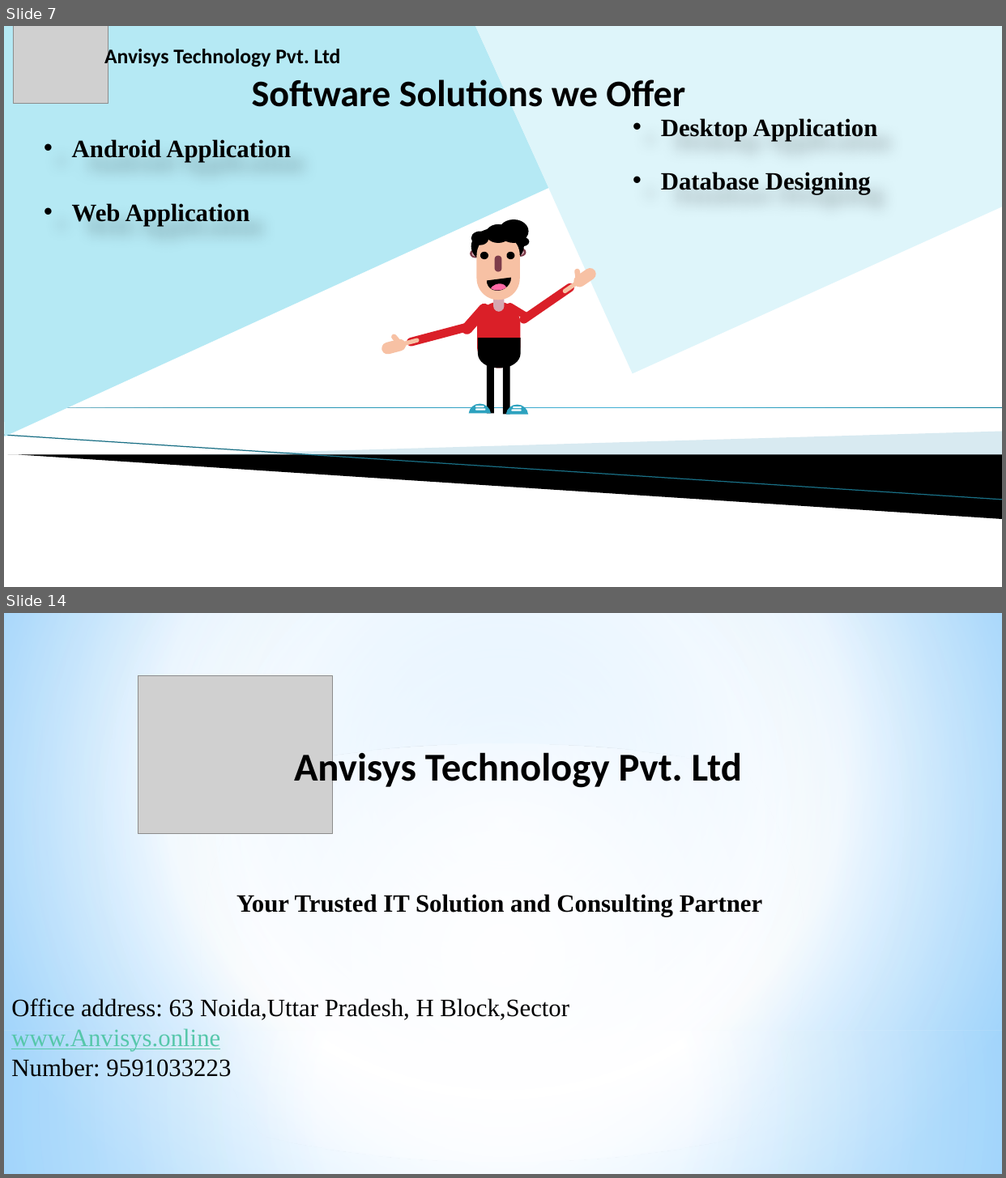
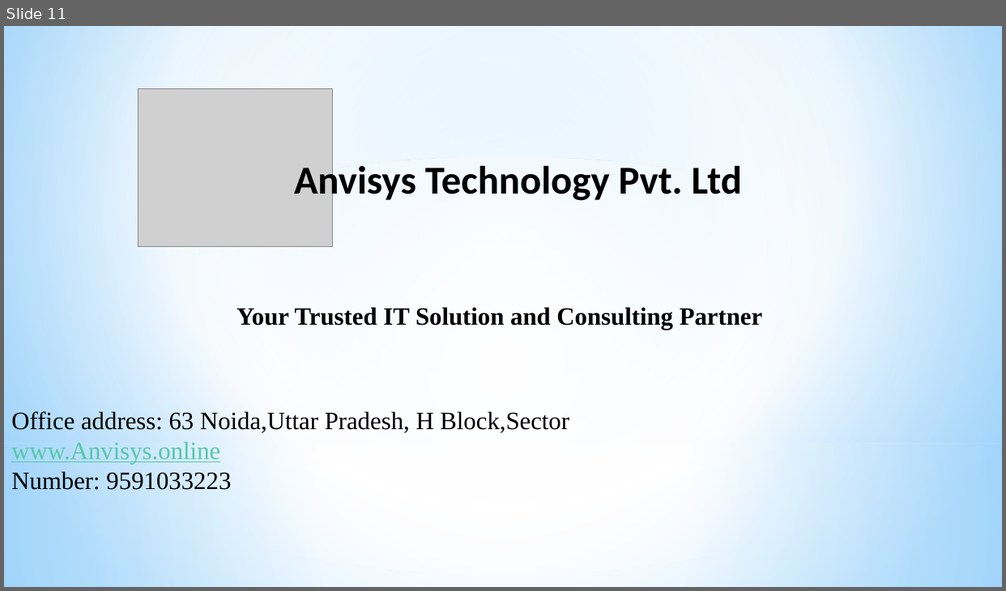
Before and after one commit to Anvisys/Documents, a slide deck: Anvisys technology presentation.pptx. Shown one above the other, each under a label of ours: slides 7 and 14 before the commit, slide 11 after it; the slides between them are not shown. The pictures are 1006x1178 and 1006x591 pixels, drawn with LibreOffice and Linux fonts; fonts in the diff are those of the drawing; grey boxes stand for pictures; background and template pictures are left out. Boxes give left, top, right and bottom in pixels: in the first picture for what was removed or moved away, otherwise in the second. Text is boxed around its words. In the diff, an @@ line names an element or a change of style, - is before the commit and + after.

```diff
--- a/Anvisys technology presentation.pptx
+++ b/Anvisys technology presentation.pptx
@@ slide 7 removed at box(4, 26, 1002, 587), background #FFFFFF @@
@@ freeform shape removed at box(4, 26, 549, 437) @@
@@ picture removed at box(13, 26, 108, 103) @@
@@ text removed at box(104, 47, 341, 69) @@
-Anvisys Technology Pvt. Ltd
@@ freeform shape removed at box(475, 26, 1002, 374) @@
@@ text removed at box(252, 75, 685, 116) @@
-Software Solutions we Offer
@@ text removed at box(661, 118, 878, 141) @@
-  • Desktop Application
@@ text removed at box(72, 139, 291, 162) @@
-  • Android Application
@@ text removed at box(661, 172, 871, 194) @@
-  • Database Designing
@@ text removed at box(72, 203, 250, 226) @@
-  • Web Application
@@ group removed at box(518, 266, 599, 326): 4 rounded rectangles @@
@@ rounded rectangle removed at box(459, 301, 492, 337) @@
@@ rounded rectangle removed at box(505, 301, 530, 321) @@
@@ group removed at box(381, 322, 471, 356): 4 rounded rectangles @@
@@ right triangle removed at box(4, 408, 1002, 408) @@
@@ group removed at box(469, 220, 530, 414): 11 ellipses, 8 rounded rectangles, 5 freeform shapes, 2 rectangles @@
@@ line removed from (4, 435) to (1002, 500) @@
@@ freeform shape removed at box(188, 432, 1002, 472) @@
@@ freeform shape removed at box(8, 454, 1002, 519) @@
@@ what was slide 14 is now slide 11 @@
```
Also in this commit, not shown: 8 slides changed, 1 slide added, 3 other slides removed, 1 other file.
